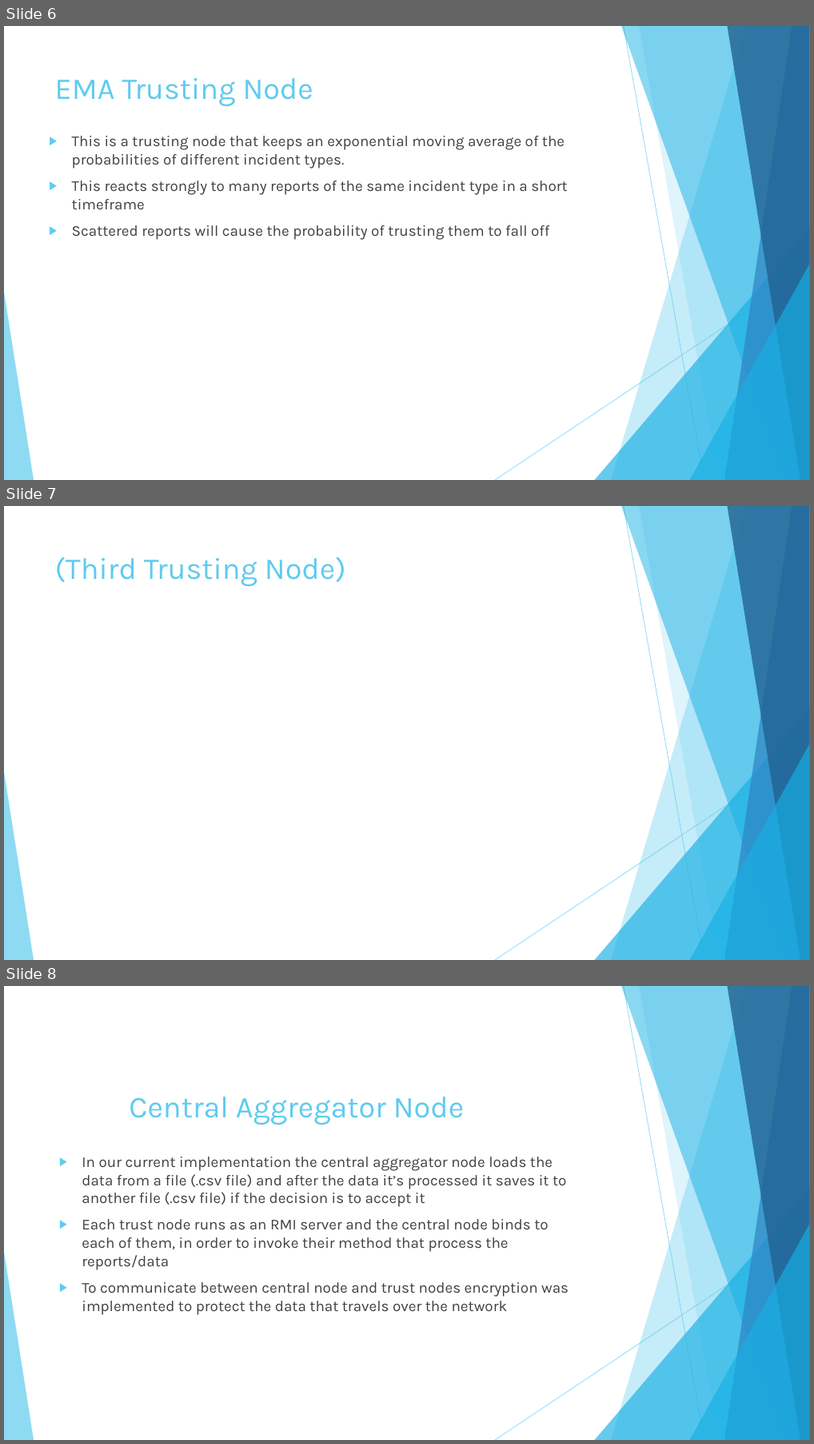
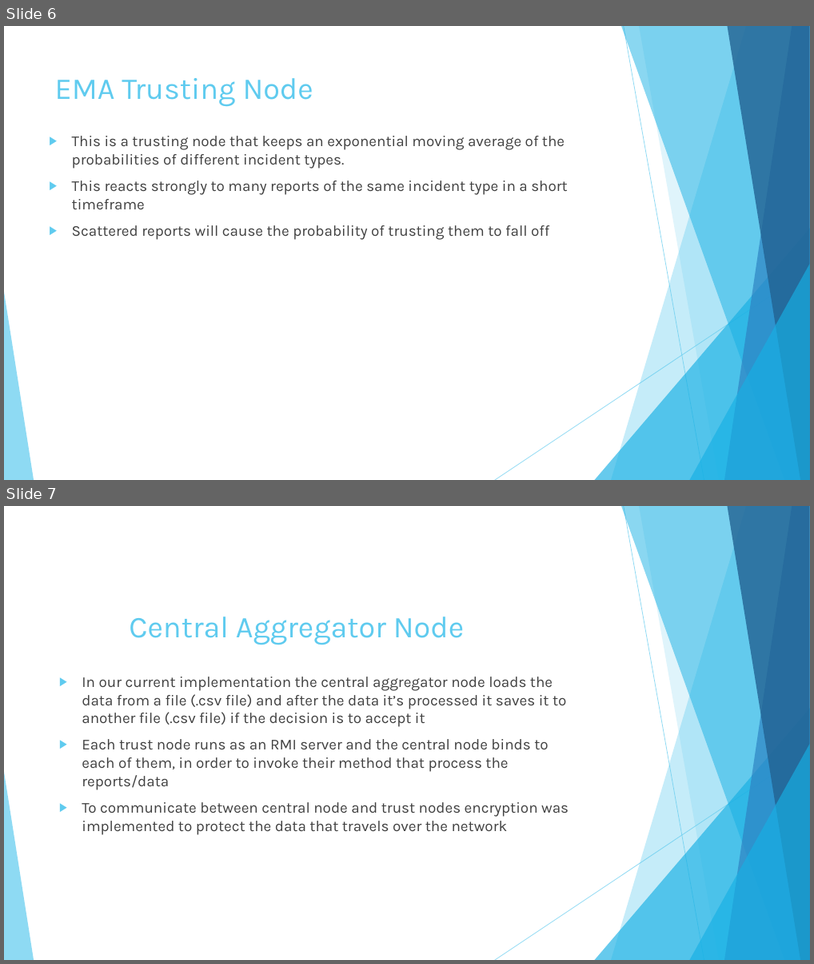
Before and after one commit to dorelst/Distributed-Trusting-Nodes, a slide deck: Decentralized Prediction of Social Harm Events - Project Presentation.pptx. Shown one above the other, each under a label of ours: slides 6, 7 and 8 before the commit, slides 6 and 7 after it. The pictures are 814x1444 and 814x964 pixels, drawn with LibreOffice and Linux fonts; fonts in the diff are those of the drawing. Boxes give left, top, right and bottom in pixels: in the first picture for what was removed or moved away, otherwise in the second. Text is boxed around its words. In the diff, an @@ line names an element or a change of style, - is before the commit and + after.

```diff
--- a/Decentralized Prediction of Social Harm Events - Project Presentation.pptx
+++ b/Decentralized Prediction of Social Harm Events - Project Presentation.pptx
@@ slide 7 removed at (4, 506, 810, 960), background #FFFFFF; not listed: 10 template elements that a slide beside it also shows @@
@@ title removed at (55, 556, 346, 587) @@
-(Third Trusting Node)
@@ what was slide 8 is now slide 7 @@
```
Also in this commit, not shown: 2 slides changed, 9 other files.
